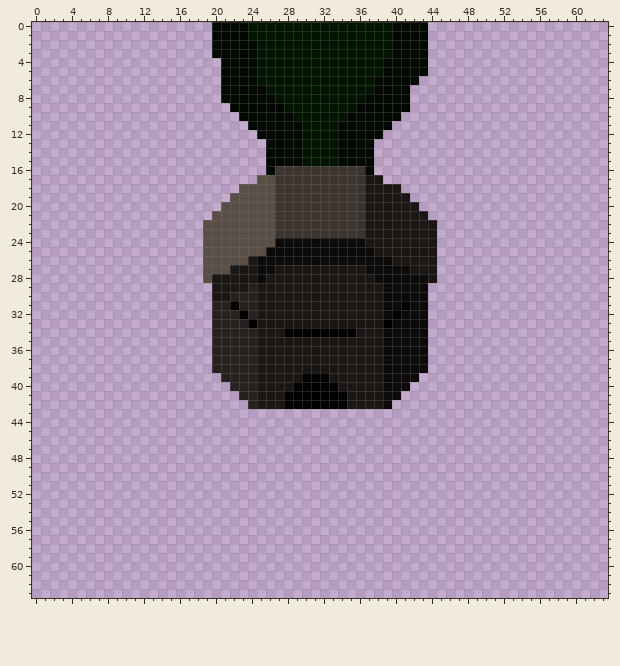
Pixel-art sprite -- Assets/Sprites/Tiles/Base.png. The picture above is the old version.
The file is 64x64 pixels. Colours within 5 levels of each other are drawn and written as one.
And afterwards:
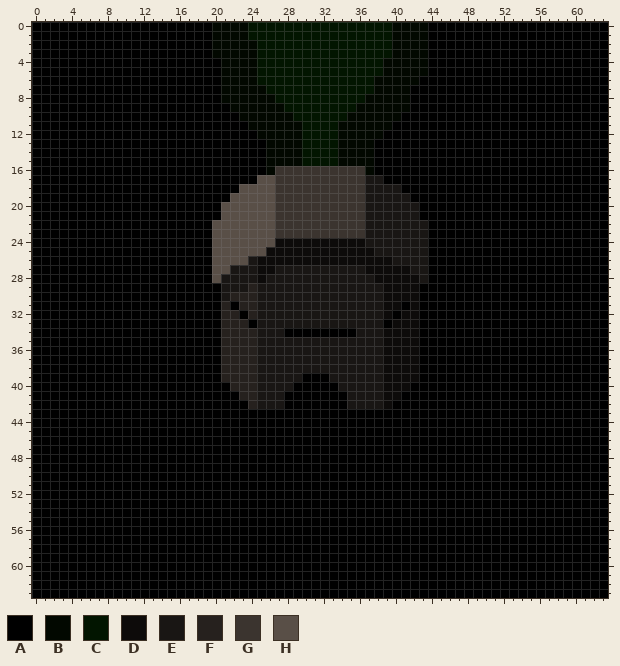
Palette (. is transparent): A #000000  B #020800  C #021500  D #0d0b0a  E #191614  F #26211e  G #3b342f  H #594f47
From old to new:
The edit adds colour A in rows 0 to 3 at x 0 to 19 and 44 to 63; in rows 4 to 5 at x 0 to 20 and 44 to 63; in row 6 at x 0 to 20 and 43 to 63; in rows 7 to 8 at x 0 to 20 and 42 to 63; in row 9 at x 0 to 21 and 42 to 63; in row 10 at x 0 to 22 and 41 to 63.
The edit adds colour A in row 11 at x 0 to 23 and 40 to 63; in row 12 at x 0 to 24 and 39 to 63; in rows 13 to 16 at x 0 to 25 and 38 to 63; in row 17 at x 0 to 24 and 39 to 63; in row 18 at x 0 to 22 and 41 to 63; in row 19 at x 0 to 21 and 42 to 63.
The edit adds colour A in row 20 at x 0 to 20 and 43 to 63; in row 21 at x 0 to 19 and 44 to 63; in rows 22 to 28 at x 0 to 18 and 45 to 63; in rows 29 to 38 at x 0 to 19 and 44 to 63; in row 39 at x 0 to 20 and 43 to 63; in row 40 at x 0 to 21 and 42 to 63.
The edit adds colour A in row 41 at x 0 to 22 and 41 to 63; in row 42 at x 0 to 23 and 40 to 63; in rows 43 to 63 at x 0 to 63.
Colour D gives way to colour A in rows 29 to 38 at x 43.
Colour E gives way to colour A in row 21 at x 43; in rows 22 to 28 at x 44; in rows 29 to 30 at x 20.
Colour F gives way to colour A in rows 31 to 38 at x 20.
Colour H gives way to colour A in row 21 at x 20; in rows 22 to 28 at x 19.
Colour D gives way to colour E in row 28 at x 43.
Colour E gives way to colour H in row 28 at x 20.
